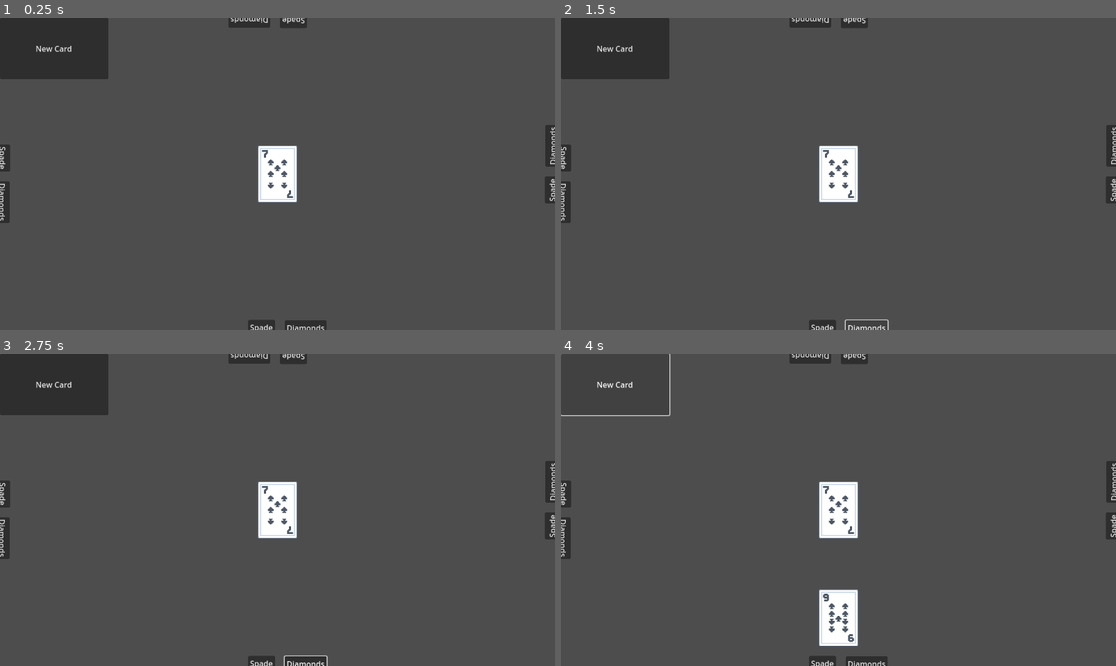
Above: before the commit, frames 1-4 (two rows, left to right).
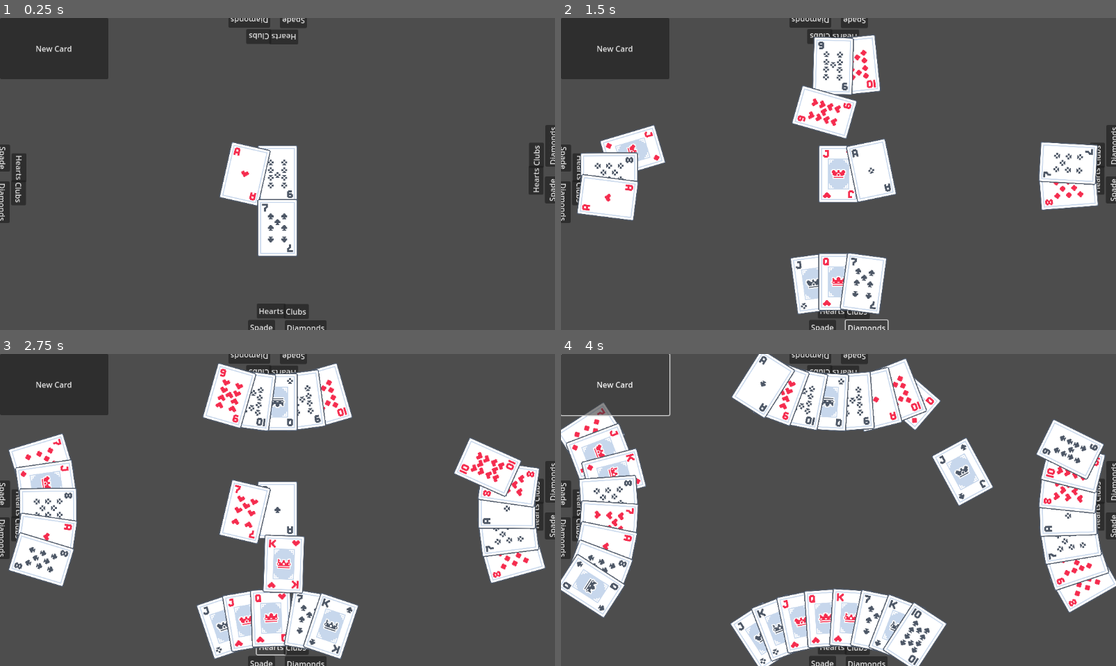
Above: after the commit, the same moments.

Repository: MathieuVavrille/BeloteAI
Game: Godot game, scene res://deal_ui.tscn
Same seed, same stepped clock (60 frames per second), same inputs: the game is played once before the commit and once after it. The project has no main scene, so this scene is started directly.
Inputs (mouse positions are in pixels of both pictures, inside the frame that each line leads up to):
- Up to frame 1 (0.25 s): no input
- Up to frame 2 (1.5 s): click "Spade" at 0.5 s; click "Diamonds" at 1.25 s
- Up to frame 3 (2.75 s): click (271, 647) at 2 s, where only the run after the commit has a clickable "Hearts"
- Up to frame 4 (4 s): click (855, 647) at 2.75 s, where only the run after the commit has a clickable "Clubs"; click "New Card" at 3.5 s

The runs differ from the first frame. In frame 1, 4.3% of the frame differs, in the area x 2-98%, y 3-97%; in frame 2, 14%; in frame 3, 22%; in frame 4, 28%, in the area x 0-100%, y 0-100%.
Error after the commit: Invalid access to property or key 'global_position' on a base object of type 'Nil'. (res://hand.gd:26)

Commit message:
We can deal cards git status! Movements are great with tweens, now I should implement logic

Diff:
--- a/card.gd
+++ b/card.gd
@@ -1,8 +1,7 @@
 extends Node2D
 class_name Card
 
-signal mouse_entered
-signal mouse_exited
+signal mouse_movement
 
 enum Suit { DIAMONDS, CLUBS, HEARTS, SPADES }
 const ALL_SUITS = [Suit.DIAMONDS, Suit.CLUBS, Suit.HEARTS, Suit.SPADES]
@@ -10,12 +9,9 @@
 @export var suit: Suit = Suit.SPADES
 @export_range(1, 13) var rank: int = 1
 
-var is_flipping = false
 var flip_duration = 0.5
-var flip_position = -1.
 
 var scale_speed = 1
-var goal_scale = 1.
 
 var angle = 0.
 
@@ -23,23 +19,35 @@
 	load_texture()
 
 func load_texture():
-	$Front.texture = load("res://assets/cards/" + get_card_name())
+	$Sprites/Front.texture = load("res://assets/cards/" + get_card_name())
 
 
-func _process(delta: float) -> void:
-	if is_flipping:
-		if flip_position < 0 and flip_position + PI * delta / flip_duration >= 0:
-			var back_visible = $Back.visible
-			$Back.visible = $Front.visible
-			$Front.visible = back_visible
-		flip_position += PI * delta / flip_duration
-		$Front.scale.x = abs(sin(flip_position * PI / 2))
-		$Back.scale.x = abs(sin(flip_position * PI / 2))
-		if flip_position > 1:
-			is_flipping = false
-			$Front.scale.x = 1
-			$Back.scale.x = 1
-	scale = scale.move_toward(Vector2.ONE * goal_scale, scale_speed * delta)
+func _process(_delta: float) -> void:
+	if Input.is_action_just_pressed("ui_accept"):
+		flip_card()
+
+func tween_scale(goal_scale):
+	var tween = create_tween()
+	tween.tween_property(self, "scale", Vector2.ONE * goal_scale, 0.1).set_trans(Tween.TRANS_QUAD)
+
+func tween_position(goal_position, goal_rotation, duration):
+	var tween = create_tween()
+	tween.set_parallel()
+	tween.tween_property(self, "position", goal_position, duration).set_trans(Tween.TRANS_QUAD)
+	var rot_tween = create_tween()
+	rot_tween.tween_property(self, "rotation", goal_rotation, duration).set_trans(Tween.TRANS_QUAD)
+
+
+func flip_card():
+	var flip_sprites = func():
+		var back_visible = $Sprites/Back.visible
+		$Sprites/Back.visible = $Sprites/Front.visible
+		$Sprites/Front.visible = back_visible
+	var tween = $Sprites.create_tween()
+	tween.tween_property(self, "scale", Vector2(0, 1), flip_duration / 2.).set_ease(Tween.EASE_IN)
+	tween.tween_property(self, "scale", Vector2(1, 1), flip_duration / 2.).set_ease(Tween.EASE_OUT)
+	get_tree().create_timer(flip_duration / 2.).timeout.connect(flip_sprites)
+
 
 func get_card_name() -> String:
 	var rank_str: String
@@ -59,9 +67,7 @@
 		_: suit_str = "unknown"
 	return "card_%s_%s.png" % [suit_str, rank_str]
 
-func flip_card():
-	is_flipping = true
-	flip_position = -1.
+
 
 func set_random():
 	suit = ALL_SUITS[randi() % Suit.size()]  # Pick a random suit
@@ -71,10 +77,10 @@
 var is_hovered = false
 func _on_area_2d_mouse_entered() -> void:
 	is_hovered = true
-	mouse_entered.emit()
+	mouse_movement.emit()
 func _on_area_2d_mouse_exited() -> void:
 	is_hovered = false
-	mouse_exited.emit()
+	mouse_movement.emit()
 
 static var CARDS_VALUES = [-100, 11, -16, -15, -14, -13, -12, -3, -2, -1, 10, 2, 3, 4]
 static var TRUMP_VALUES = [-100, 11, -16, -15, -14, -13, -12, -3, -2, 14, 10, 20, 3, 4]
--- a/card.tscn
+++ b/card.tscn
@@ -11,20 +11,22 @@
 script = ExtResource("1_r0jx5")
 rank = 7
 
-[node name="Back" type="Sprite2D" parent="."]
+[node name="Sprites" type="Node2D" parent="."]
+
+[node name="Back" type="Sprite2D" parent="Sprites"]
 visible = false
 scale = Vector2(0.5, 0.5)
 texture = ExtResource("2_wokpp")
 
-[node name="Front" type="Sprite2D" parent="."]
+[node name="Front" type="Sprite2D" parent="Sprites"]
 scale = Vector2(0.5, 0.5)
 texture = ExtResource("3_fk6bm")
 
-[node name="Area2D" type="Area2D" parent="."]
+[node name="Area2D" type="Area2D" parent="Sprites"]
 scale = Vector2(0.5, 0.5)
 
-[node name="CollisionShape2D" type="CollisionShape2D" parent="Area2D"]
+[node name="CollisionShape2D" type="CollisionShape2D" parent="Sprites/Area2D"]
 shape = SubResource("RectangleShape2D_fbare")
 
-[connection signal="mouse_entered" from="Area2D" to="." method="_on_area_2d_mouse_entered"]
-[connection signal="mouse_exited" from="Area2D" to="." method="_on_area_2d_mouse_exited"]
+[connection signal="mouse_entered" from="Sprites/Area2D" to="." method="_on_area_2d_mouse_entered"]
+[connection signal="mouse_exited" from="Sprites/Area2D" to="." method="_on_area_2d_mouse_exited"]
--- a/deal_ui.gd
+++ b/deal_ui.gd
@@ -1,23 +1,13 @@
 extends Control
 const CARD_SCENE = preload("res://card.tscn")
 
+var hand_to_deal = 0
 
-var cards = []
-
-func _ready() -> void:
-	for rank in [1, 7, 8, 9, 10, 11, 12, 13]:
-		for suit in Card.ALL_SUITS:
-			var card = CARD_SCENE.instantiate()
-			card.suit = suit
-			card.rank = rank
-			cards.append(card)
-	cards.shuffle()
-
-# Called every frame. 'delta' is the elapsed time since the previous frame.
-func _process(delta: float) -> void:
-	pass
-
+func _ready():
+	for i in range(32):
+		get_tree().create_timer(0.5 / 4. * i).timeout.connect(_on_new_card_pressed)
 
 func _on_new_card_pressed() -> void:
-	var dealt_card = cards.pop_back()
-	$Bottom/Hand.create_card(dealt_card.suit, dealt_card.rank)
+	var dealt_card = $Deck/Deck.cards.pop_back()
+	[$Bottom/Hand, $Left/Hand, $Top/Hand, $Right/Hand][hand_to_deal%4].add_child_card(dealt_card)  # create_card(dealt_card.suit, dealt_card.rank)
+	hand_to_deal += 1
--- a/deck.gd
+++ b/deck.gd
@@ -17,9 +17,3 @@
 	cards.shuffle()
 	for i in range(len(cards)):
 		cards[i].z_index = i
-
-
-
-# Called every frame. 'delta' is the elapsed time since the previous frame.
-func _process(delta: float) -> void:
-	pass
--- a/hand.gd
+++ b/hand.gd
@@ -13,83 +13,69 @@
 var cards_goal_angles = []
 var ANGLE_SPEED = PI / 2
 
-# Called when the node enters the scene tree for the first time.
-func _ready() -> void:
-	pass
+
+func _input(event):
+	if event is InputEventMouseButton and event.pressed:
+		for i in range(len(cards)-1, -1, -1):
+			if cards[i].is_hovered:
+				print(cards[i].suit, " ", cards[i].rank)
+				return
+
+
+func add_child_card(card):
+	var global_pos = card.global_position  # Save global position
+	var global_rot = card.global_rotation  # Save global rotation
+
+	card.get_parent().remove_child(card)  # Remove from old parent
+	add_child(card)  # Add to new parent
+	card.mouse_movement.connect(on_card_mouse_movement)
+	card.global_position = global_pos  # Restore position
+	card.global_rotation = global_rot  # Restore rotation
+	add_card(card)
+
 
 func add_card(card):
 	cards.append(card)
 	cards.sort_custom(Card.generate_order(null))
-	compute_goal_angles()
+	position_cards()
+
+
 
 func create_card(suit, rank):
 	var card = CARD_SCENE.instantiate()
 	card.suit = suit
 	card.rank = rank
-	card.mouse_entered.connect(on_card_mouse_hovered)
-	card.mouse_exited.connect(on_card_mouse_hovered)
+	card.mouse_entered.connect(on_card_mouse_movement)
+	card.mouse_exited.connect(on_card_mouse_movement)
+	card.angle = PI/2
 	add_child(card)
 	add_card(card)
-	card.angle = PI/2
 
 
 func position_cards():
 	for i in range(len(cards)):
-		var angle = cards[i].angle
-		cards[i].position = Vector2(cos(angle) * big_radius, -sin(angle) * small_radius)
-		var card_rotation = -small_radius**2 * cards[i].position.x / big_radius**2 / cards[i].position.y
-		cards[i].rotation = atan(card_rotation)
-		cards[i].z_index = i
+		var angle = PI/2 - angle_between_cards * (i - (len(cards)-1) / 2.)
+		var goal_position = Vector2(cos(angle) * big_radius, -sin(angle) * small_radius)
+		var card_rotation = -small_radius**2 * goal_position.x / big_radius**2 / goal_position.y
+		cards[i].tween_position(goal_position, atan(card_rotation), 0.5)
+		get_tree().create_timer(0.25).timeout.connect(func(): cards[i].z_index=i)
+		#cards[i].z_index = i
 
-func compute_goal_angles():
-	cards_goal_angles = []
-	for i in range(len(cards)):
-		cards_goal_angles.append(PI/2 - angle_between_cards * (i - (len(cards)-1) / 2.))
-
-func move_cards(delta):
-	for i in range(len(cards)):
-		cards[i].angle = move_toward(cards[i].angle, cards_goal_angles[i], delta * ANGLE_SPEED)
+#func compute_goal_angles():
+#	cards_goal_angles = []
+#	for i in range(len(cards)):
+#		cards_goal_angles.append()
 
 func swap_cards(i, j):
 	var cardi = cards[i]
 	cards[i] = cards[j]
 	cards[j] = cardi
 
-func _process(delta: float) -> void:
-	if Input.is_action_just_pressed("ui_accept"):
-		pass
-		#cards.sort_custom(Card.order)
-		#compute_goal_angles()
-	move_cards(delta)
-	position_cards()
-
-func on_card_mouse_hovered():
+func on_card_mouse_movement():
 	var can_hover = true
 	for i in range(len(cards)-1, -1, -1):
 		if cards[i].is_hovered and can_hover:
-			cards[i].goal_scale = 1.1
+			cards[i].tween_scale(1.1)
 			can_hover = false
 		else:
-			cards[i].goal_scale = 1.
-
-
-func _on_spades_pressed() -> void:
-	cards.sort_custom(Card.generate_order(Card.Suit.SPADES))
-	compute_goal_angles()
-func _on_hearts_pressed() -> void:
-	cards.sort_custom(Card.generate_order(Card.Suit.HEARTS))
-	compute_goal_angles()
-func _on_clubs_pressed() -> void:
-	cards.sort_custom(Card.generate_order(Card.Suit.CLUBS))
-	compute_goal_angles()
-func _on_diamonds_pressed() -> void:
-	cards.sort_custom(Card.generate_order(Card.Suit.DIAMONDS))
-	compute_goal_angles()
-
-
-func _on_new_card_pressed() -> void:
-	var card = CARD_SCENE.instantiate()
-	add_child(card)
-	card.set_random()
-	card.angle = PI/2
-	add_card(card)
+			cards[i].tween_scale(1.)
--- a/hand.tscn
+++ b/hand.tscn
@@ -26,10 +26,10 @@
 anchor_top = 0.5
 anchor_right = 0.5
 anchor_bottom = 0.5
-offset_left = -63.0
-offset_top = 14.0
-offset_right = -3.0
-offset_bottom = 45.0
+offset_left = -43.0
+offset_top = -55.0
+offset_right = 17.0
+offset_bottom = -24.0
 grow_horizontal = 2
 grow_vertical = 2
 text = "Hearts"
@@ -40,10 +40,10 @@
 anchor_top = 0.5
 anchor_right = 0.5
 anchor_bottom = 0.5
-offset_left = 36.0
-offset_top = 15.0
-offset_right = 88.0
-offset_bottom = 46.0
+offset_left = 13.0
+offset_top = -54.0
+offset_right = 65.0
+offset_bottom = -23.0
 grow_horizontal = 2
 grow_vertical = 2
 text = "Clubs"
@@ -62,8 +62,3 @@
 grow_vertical = 2
 text = "Diamonds
 "
-
-[connection signal="pressed" from="Spades" to="." method="_on_spades_pressed"]
-[connection signal="pressed" from="Hearts" to="." method="_on_hearts_pressed"]
-[connection signal="pressed" from="Clubs" to="." method="_on_clubs_pressed"]
-[connection signal="pressed" from="Diamonds" to="." method="_on_diamonds_pressed"]
